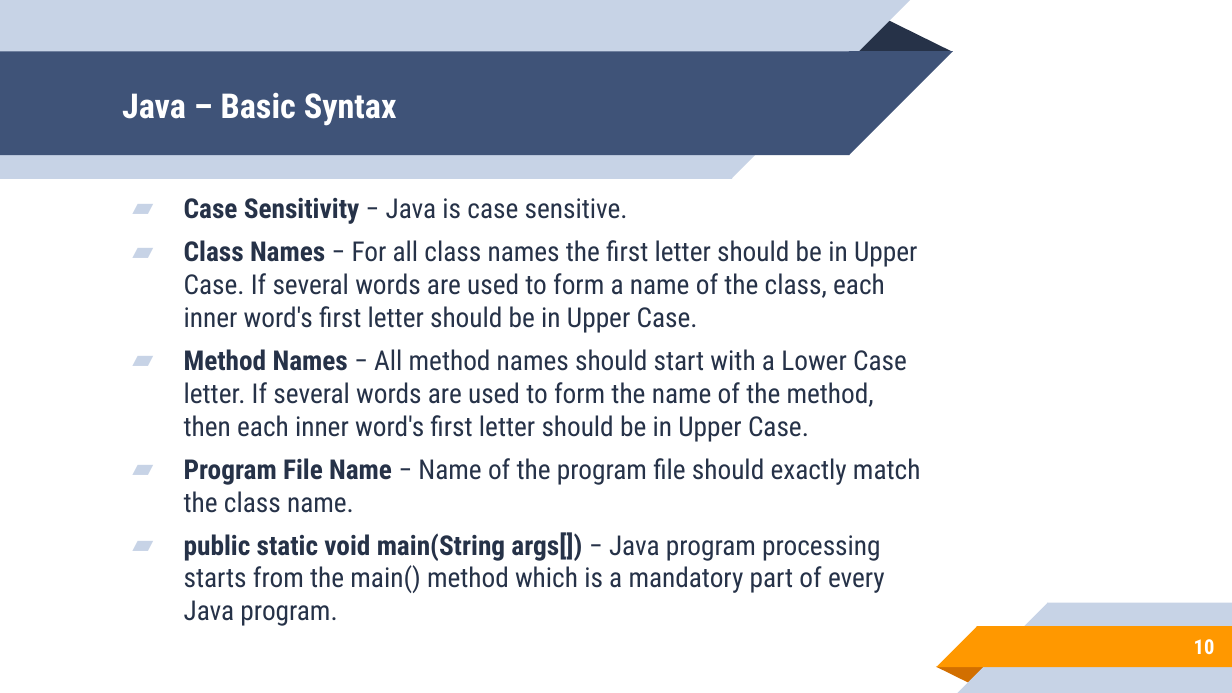
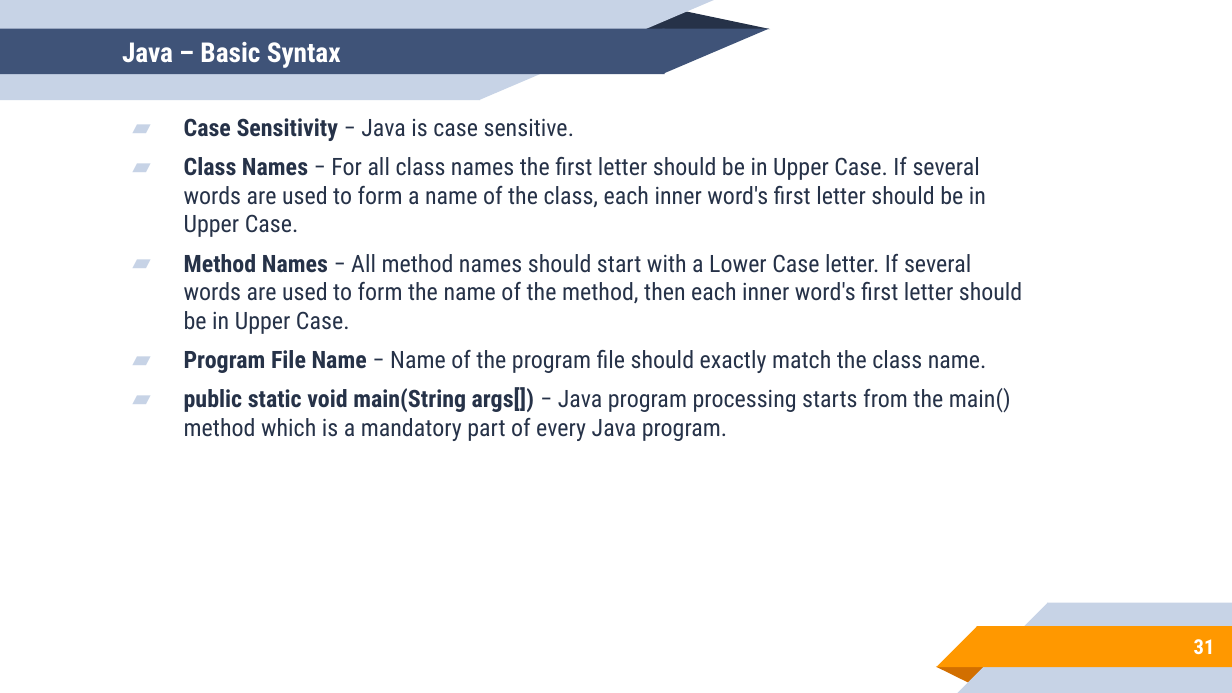
Before and after one commit to aronipurwanto/materi-xa, a slide deck: slide 31 of java/java-logic/Slide-Java-Logic-01.pptx (slide 10 before the commit). Drawn at 1232x693 pixels with LibreOffice and Linux fonts; fonts in the diff are those of the drawing. Boxes give left, top, right and bottom in pixels: in the first picture for what was removed or moved away, otherwise in the second. Text is boxed around its words. In the diff, an @@ line names an element or a change of style, - is before the commit and + after.

```diff
--- a/java/java-logic/Slide-Java-Logic-01.pptx
+++ b/java/java-logic/Slide-Java-Logic-01.pptx
@@ rectangle: place and size @@
-rectangle at <box>0,52,849,155</box>
+rectangle at <box>0,28,664,74</box>
@@ rectangle: place and size @@
-rectangle at <box>0,0,732,179</box>
+rectangle at <box>0,0,480,100</box>
@@ title "Java – Basic Syntax": place and size @@
-title "Java – Basic Syntax" at <box>122,92,397,126</box>
+title "Java – Basic Syntax" at <box>122,42,341,68</box>
@@ title "Java – Basic Syntax" at <box>122,42,341,68</box>: size 20 to 16 pt @@
@@ right triangle added at <box>479,0,715,100</box>, fill #C7D3E6 @@
@@ triangle: place and size @@
-triangle at <box>848,17,952,52</box>
+triangle at <box>632,10,770,30</box>
@@ right triangle: place and size @@
-right triangle at <box>849,52,952,155</box>
+right triangle at <box>663,28,770,74</box>
@@ right triangle removed at <box>732,0,910,179</box> @@
@@ text "Case Sensitivity − Java is ...": place and size @@
-text "Case Sensitivity − Java is ..." at <box>184,198,920,626</box>
+text "Case Sensitivity − Java is ..." at <box>184,118,1023,441</box>
@@ text "Case Sensitivity − Java is ..." at <box>184,118,1023,441</box>: size 16 to 14 pt @@
@@ page number at <box>1194,639,1215,655</box>: text changed @@
-10
+31
```
Also in this commit, not shown: 22 other slides changed, 48 slides added, 9 slides removed, 16 other files.
